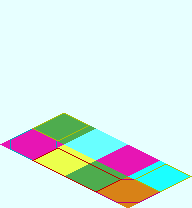
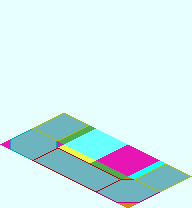
Two versions of the same layered image (192x208). Layer-by-layer changes:
added layer "Flour" above "Wire" over [11, 114, 190, 202]
